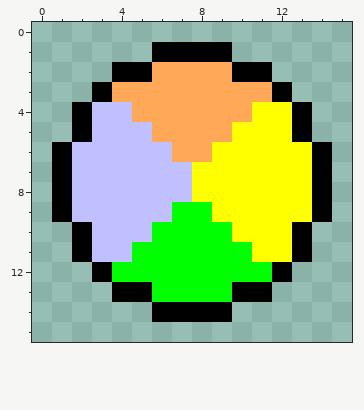
One commit to this pixel-art sprite: kchart/toolbar/locolor/lo16-action-cakes.png. This is how it looked before the edit.
The file is 16x16 pixels.
Once edited:
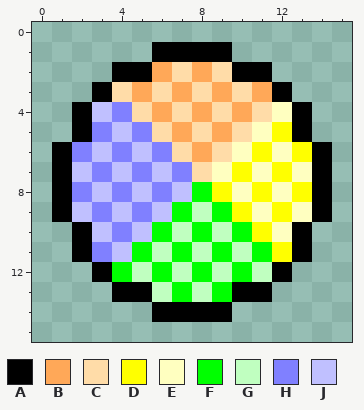
Palette (. is transparent): A #000000  B #ffa858  C #ffdca8  D #ffff00  E #ffffc0  F #00ff00  G #c0ffc0  H #8080ff  J #c0c0ff
Change:
The author changed colour B to colour C in row 2 at x 7 and 9; in row 3 at x 4, 6, 8 and 10; in row 4 at x 5, 7 and 9; in row 5 at x 6 and 8; in row 6 at x 7.
The author changed colour D to colour C in row 4 at x 11; in row 5 at x 10; in row 6 at x 9; in row 7 at x 8.
The author changed colour D to colour E in row 4 at x 12; in row 5 at x 11; in row 6 at x 10 and 12; in row 7 at x 9, 11 and 13; in row 8 at x 10 and 12; in row 9 at x 11 and 13.
The author changed colour D to colour E in row 10 at x 12.
The author changed colour D to colour F in row 8 at x 8; in row 9 at x 9; in row 10 at x 10; in row 11 at x 11.
The author changed colour F to colour G in row 9 at x 8; in row 10 at x 7 and 9; in row 11 at x 6, 8 and 10; in row 12 at x 5, 7, 9 and 11; in row 13 at x 6 and 8.
The author changed colour J to colour H in row 4 at x 4; in row 5 at x 3 and 5; in row 6 at x 2, 4 and 6; in row 7 at x 3, 5 and 7; in row 8 at x 2, 4 and 6; in row 9 at x 3 and 5.
The author changed colour J to colour H in row 10 at x 4; in row 11 at x 3.
Boxes around the changes in both pictures, in picture pixels (x1, y1, x2, y2):
changed: (72, 62, 312, 302)
